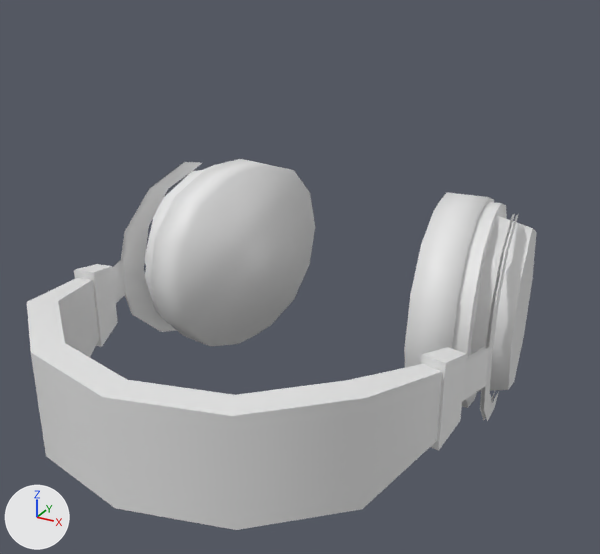
The OBJ model frontend/public/assets/Headphones.obj, before and after one commit.
Both versions are drawn from a camera (50 mm lens) standing at (0.262, -0.4, 0.213) and looking at (0.098, -0.102, 0.064). Every picture has the same lights, and +X, +Y and +Z are marked at lower left. The picture after the commit comes second. Where no turn or scale is listed for an object, it has been applied to the vertices. Vertices at exactly the same position are counted once.

The older version as bpy lines, for what is in view:
```python
me_headphones = bpy.data.meshes.new('Headphones')
me_headphones.from_pydata(...)  # 280 vertices, 456 faces; spans x 0.0..0.192, y -0.229..0.0, z 0.0..0.095
ob_headphones = bpy.data.objects.new('Headphones', me_headphones)
ob_headphones.location = (0.0, 0.0, 0.0)
```
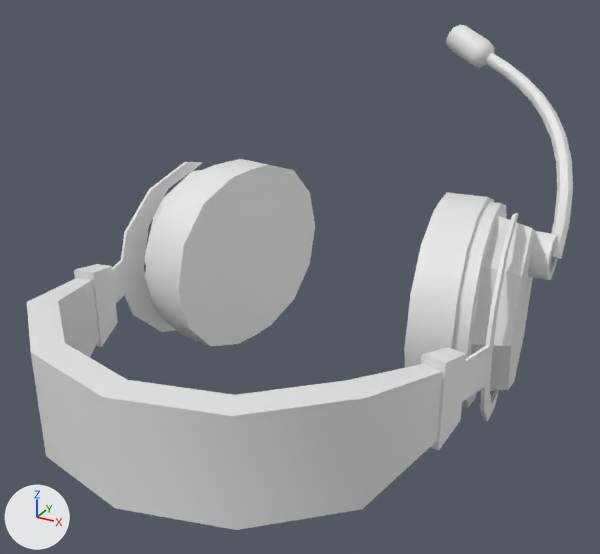
The newer file is also turned or shifted as a whole; pictures and numbers use the older file's frame.

Location of each change, [x1, y1, x2, y2] in pixels of the pictures (600 x 554 px):
'Headphones', reshaped (7% wider, 36% taller)
    before: [27, 159, 537, 530]
    after: [27, 25, 573, 530]
part 1 of me_headphones, added
    after: [484, 53, 573, 280]
part 2 of me_headphones, added
    after: [446, 25, 495, 68]
part 3 of me_headphones, built on
    both: [112, 162, 202, 332]
part 4 of me_headphones, built on
    before: [462, 213, 518, 422]
    after: [462, 213, 519, 422]

Patch to the scene script:
```diff
--- a/frontend/public/assets/Headphones.obj.py
+++ b/frontend/public/assets/Headphones.obj.py
@@ me_headphones @@
 # used by ob_headphones; location = (0.0, 0.0, 0.0)
-me_headphones.from_pydata(...)  # 280 vertices, 456 faces; spans x 0.0..0.192, y -0.229..0.0, z 0.0..0.095
+me_headphones.from_pydata(...)  # 405 vertices, 772 faces; spans x 0.0..0.198, y -0.229..0.042, z 0.0..0.159
+# me_headphones part 1: a new loose piece of 83 vertices spanning x 0.133..0.198, y -0.045..0.033, z 0.057..0.148
+# me_headphones part 2: a new loose piece of 42 vertices spanning x 0.113..0.139, y 0.023..0.042, z 0.139..0.159
+# me_headphones part 3
+# 34 faces are deleted
+# 72 new faces join them
+# me_headphones part 4
+# 34 faces are deleted
+# 72 new faces join them
```
